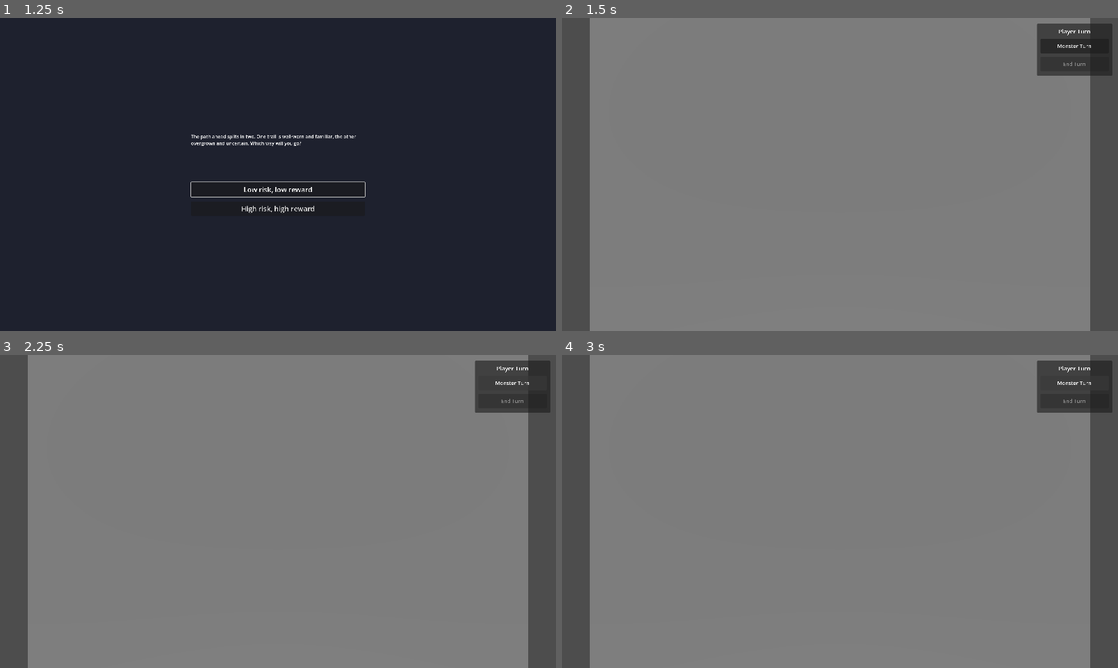
Above: before the commit, frames 1-4 (two rows, left to right).
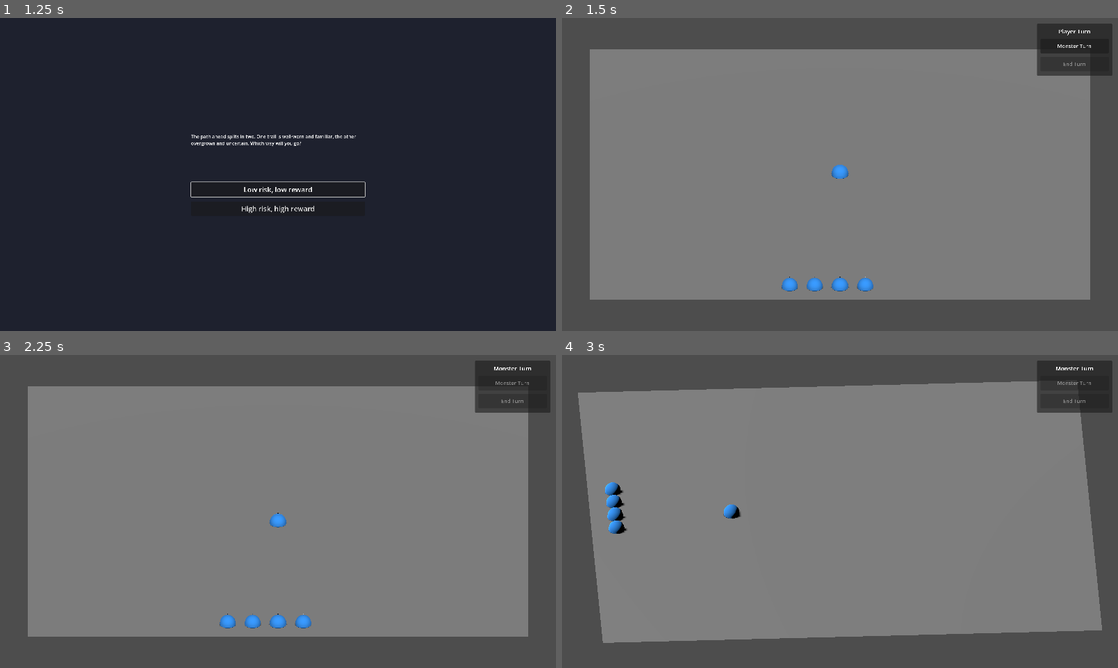
Above: after the commit, the same moments.

Repository: aartcmeijer-hash/silt-2
Game: Godot game, scene res://scenes/menus/main_menu.tscn
Same seed, same stepped clock (60 frames per second), same inputs: the game is played once before the commit and once after it.
Inputs:
- Up to frame 1 (1.25 s): click "Play" at 0.5 s
- Up to frame 2 (1.5 s): click "Low risk, low reward" at 1.25 s
- Up to frame 3 (2.25 s): click "Monster Turn" at 2 s
- Up to frame 4 (3 s): hold E (rotate_right) from 2.78 s (still down)

Frame 1 is identical in both runs. In frame 2, 18% of the frame differs, in the area x 5-95%, y 0-100%; in frame 3, 18%; in frame 4, 19%, in the area x 2-98%, y 0-100%.
Error before the commit: Parse Error: Cannot infer the type of "new_pos" variable because the value doesn't have a set type. (res://scripts/game/monster_ai_controller.gd:99)

Commit message:
fix: add type annotation for perp_dir loop variable
Fixes parser error "Cannot infer type of new_pos" by explicitly
typing the loop variable in _displace_survivor method.

Co-Authored-By: Claude Sonnet 4.5 <noreply@anthropic.com>

Diff:
--- a/scripts/game/monster_ai_controller.gd
+++ b/scripts/game/monster_ai_controller.gd
@@ -95,7 +95,7 @@
 	]
 
 	# Try perpendicular spaces first
-	for perp_dir in perp_dirs:
+	for perp_dir: Vector2i in perp_dirs:
 		var new_pos := survivor_pos + perp_dir
 		if _is_valid_and_empty(new_pos):
 			_move_entity_to(survivor, new_pos)
